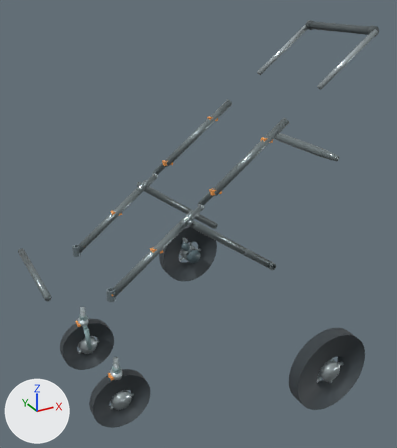
The glTF model models/no_cabin/w550_state6_wheel_L.glb, before and after one commit.
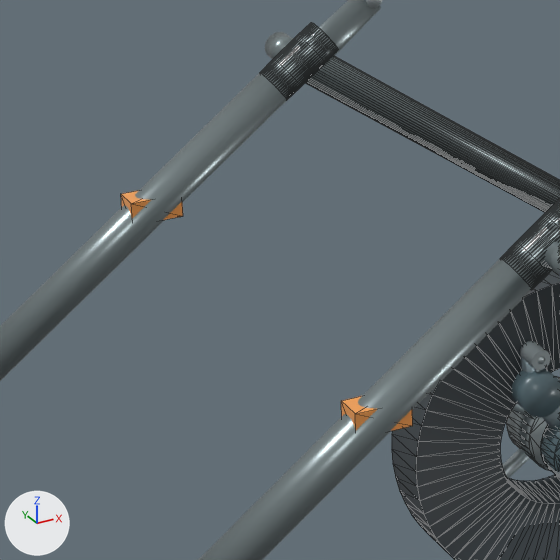
The first picture shows the older version from a 50 mm lens placed at (-0.516, -2.01, 1.419), pointed at (0.581, -0.015, 0.421). The close-ups show the older and then the newer version on the part from 22% to 48% of the width and 39% to 62% of the height of that picture. Only the edits that show in the close-ups are written down. Arrows for +X, +Y and +Z are at lower left; the lights stay in place. The close-ups show mesh edges as thin lines.

In view in the first close-up: 'RR_brake_backplate.007', 'RR_sealed_hub.007', 'RR_tire.007', 'V46_fold_shell_lower_1.008', 'V46_main_pivot_saddle_-1.008', 'V46_main_pivot_saddle_1.008', 'V46_rear_leg_1.008', 'compact_rear_elastomer_case_1.007', 'main_lower_-1.008', 'main_lower_1.008', 'narrow-open_host_-1_L.008' and 12 more.
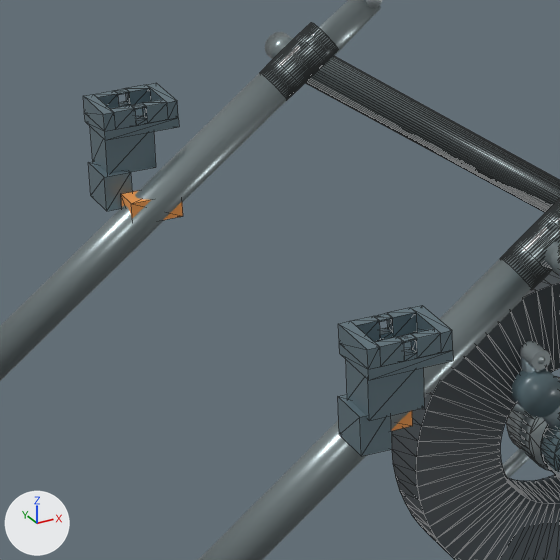
The change, as a list of edits to the scene's bpy script:
```text
Add mat_universal_cabin_receiver:
    mat_universal_cabin_receiver = principled_material('Universal Cabin Receiver')
    mat_universal_cabin_receiver.base_color = (0.18, 0.26, 0.3)  # greyish blue #768b95
    mat_universal_cabin_receiver.metallic = 0.58
    mat_universal_cabin_receiver.roughness = 0.42
Add me_universal_cabin_receiver_l__1:
    me_universal_cabin_receiver_l__1.from_pydata(...)  # 76 vertices, 156 faces; spans x 0.245..0.312, y -0.28..-0.232, z 0.447..0.532
    me_universal_cabin_receiver_l__1.materials.append(mat_universal_cabin_receiver)  # greyish blue #768b95
Add me_universal_cabin_receiver_l_1:
    me_universal_cabin_receiver_l_1.from_pydata(...)  # 76 vertices, 156 faces; spans x 0.245..0.312, y 0.232..0.28, z 0.447..0.532
    me_universal_cabin_receiver_l_1.materials.append(mat_universal_cabin_receiver)  # greyish blue #768b95
Add ob_universal_cabin_receiver_l__1:
    ob_universal_cabin_receiver_l__1 = bpy.data.objects.new('Universal_Cabin_Receiver_L_-1', me_universal_cabin_receiver_l__1)
    ob_universal_cabin_receiver_l__1.location = (0.0, 0.0, 0.0)
Add ob_universal_cabin_receiver_l_1:
    ob_universal_cabin_receiver_l_1 = bpy.data.objects.new('Universal_Cabin_Receiver_L_1', me_universal_cabin_receiver_l_1)
    ob_universal_cabin_receiver_l_1.location = (0.0, 0.0, 0.0)
```

Pixel boxes (x1, y1, x2, y2) of what changed, in the close-ups (560 x 560 px):
'Universal_Cabin_Receiver_L_-1', added: after (338, 305, 453, 456)
'Universal_Cabin_Receiver_L_1', added: after (83, 83, 179, 211)
